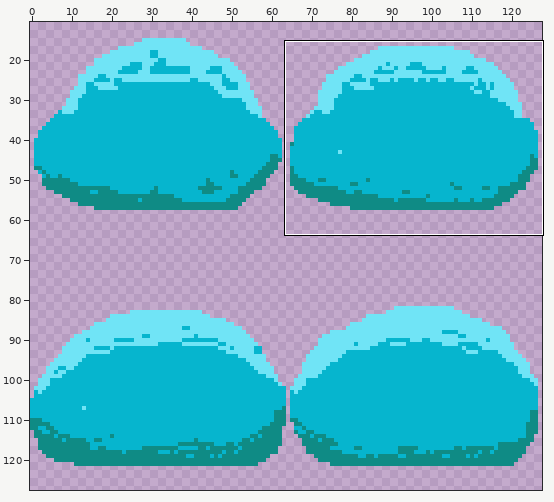
Two versions of one sprite sheet, Assets/Art/Enemys/Blobs/Blob_type1_turquoise.png. Above, an overview of the earlier version with the close-up marked.
Close-up. The starting point:
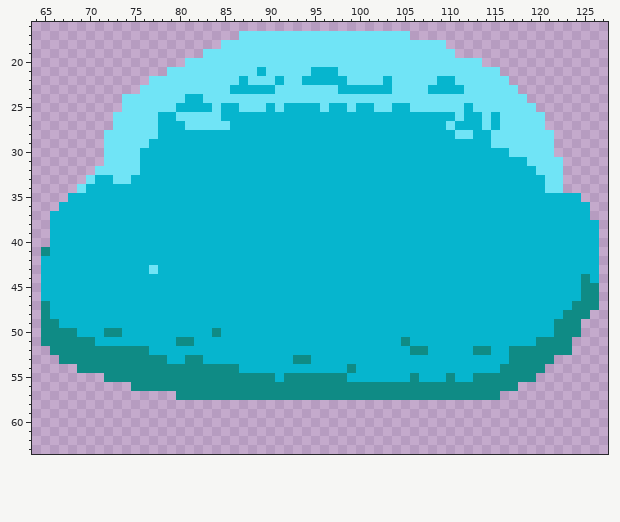
The file is 128x128 pixels. Shown: x 64..127, y 16..63. The wide view leaves out empty margins. The commit also changed other parts of the picture, which this record leaves out.
Once edited:
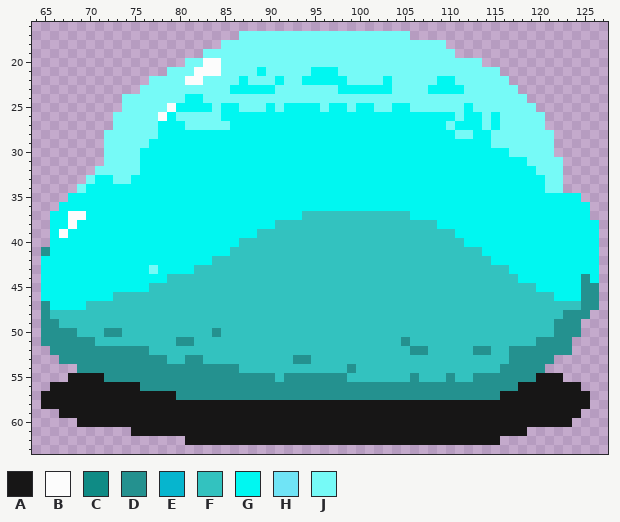
Palette (. is transparent): A #171616  B #fcfcfc  C #0f8b85  D #24918f  E #06b5ce  F #33c2bf  G #00f7f1  H #70e4f6  J #76faf7
Edits made:
Changed rows in their new state; - is an unchanged pixel.
first column x 65:
17 ----------------------JJJJJJJJJJJJJJJJJJJ---------------------
18 --------------------JJJJJJJJJJJJJJJJJJJJJJJJJ-----------------
19 ------------------JJJJJJJJJJJJJJJJJJJJJJJJJJJJ----------------
20 ----------------JJBBJJJJJJJJJJJJJJJJJJJJJJJJJJJJJ-------------
21 --------------JJJBBBJJJJGJJJJJGGGJJJJJJJJJJJJJJJJJJ-----------
22 ------------JJJJBBJJJJGJJJGJJGGGGGJJJJGJJJJJGGJJJJJJ----------
23 -----------JJJJJJJJJJGGGGGJJJJJJJGGGGGGJJJJGGGGJJJJJJ---------
24 ---------JJJJJJJGGJJJJJJJJJJJJJJJJJJJJJJJJJJJJJJJJJJJJ--------
25 ---------JJJJJBGGGGJGGJJJGJGGGGJGGJGGJJGGJJJJJJGJJJJJJJ-------
26 --------JJJJJBGJJJJJGGGGGGGGGGGGGGGGGGGGGGGGGGJGGJGJJJJJ------
27 --------JJJJJGGGJJJJJGGGGGGGGGGGGGGGGGGGGGGGGJGGGJGJJJJJ------
28 -------JJJJJJGGGGGGGGGGGGGGGGGGGGGGGGGGGGGGGGGJJGGJJJJJJJ-----
29 -------JJJJJGGGGGGGGGGGGGGGGGGGGGGGGGGGGGGGGGGGGGGJJJJJJJ-----
30 -------JJJJGGGGGGGGGGGGGGGGGGGGGGGGGGGGGGGGGGGGGGGGGJJJJJ-----
31 -------JJJJGGGGGGGGGGGGGGGGGGGGGGGGGGGGGGGGGGGGGGGGGGGJJJJ----
32 ------JJJJJGGGGGGGGGGGGGGGGGGGGGGGGGGGGGGGGGGGGGGGGGGGGJJJ----
33 -----JGGJJGGGGGGGGGGGGGGGGGGGGGGGGGGGGGGGGGGGGGGGGGGGGGGJJ----
34 ----JGGGGGGGGGGGGGGGGGGGGGGGGGGGGGGGGGGGGGGGGGGGGGGGGGGGJJ----
35 ---GGGGGGGGGGGGGGGGGGGGGGGGGGGGGGGGGGGGGGGGGGGGGGGGGGGGGGGGG--
36 --GGGGGGGGGGGGGGGGGGGGGGGGGGGGGGGGGGGGGGGGGGGGGGGGGGGGGGGGGGG-
37 -GGBBGGGGGGGGGGGGGGGGGGGGGGGGFFFFFFFFFFFFGGGGGGGGGGGGGGGGGGGG-
38 -GGBGGGGGGGGGGGGGGGGGGGGGGFFFFFFFFFFFFFFFFFFGGGGGGGGGGGGGGGGGG
39 -GBGGGGGGGGGGGGGGGGGGGGGFFFFFFFFFFFFFFFFFFFFFFGGGGGGGGGGGGGGGG
40 -GGGGGGGGGGGGGGGGGGGGGFFFFFFFFFFFFFFFFFFFFFFFFFGGGGGGGGGGGGGGG
41 DGGGGGGGGGGGGGGGGGGGGFFFFFFFFFFFFFFFFFFFFFFFFFFFFGGGGGGGGGGGGG
42 GGGGGGGGGGGGGGGGGGGFFFFFFFFFFFFFFFFFFFFFFFFFFFFFFFGGGGGGGGGGGG
43 GGGGGGGGGGGGJGGGGFFFFFFFFFFFFFFFFFFFFFFFFFFFFFFFFFFFGGGGGGGGGG
44 GGGGGGGGGGGGGGFFFFFFFFFFFFFFFFFFFFFFFFFFFFFFFFFFFFFFFGGGGGGGDG
45 GGGGGGGGGGGGFFFFFFFFFFFFFFFFFFFFFFFFFFFFFFFFFFFFFFFFFFFGGGGGDD
46 GGGGGGGGFFFFFFFFFFFFFFFFFFFFFFFFFFFFFFFFFFFFFFFFFFFFFFFFFGGGDD
47 DGGGGFFFFFFFFFFFFFFFFFFFFFFFFFFFFFFFFFFFFFFFFFFFFFFFFFFFFFFFDD
48 DFFFFFFFFFFFFFFFFFFFFFFFFFFFFFFFFFFFFFFFFFFFFFFFFFFFFFFFFFDDD-
49 DDFFFFFFFFFFFFFFFFFFFFFFFFFFFFFFFFFFFFFFFFFFFFFFFFFFFFFFFDDD--
50 DDDDFFFDDFFFFFFFFFFDFFFFFFFFFFFFFFFFFFFFFFFFFFFFFFFFFFFFFDDD--
51 DDDDDDFFFFFFFFFDDFFFFFFFFFFFFFFFFFFFFFFFDFFFFFFFFFFFFFFDDDD---
52 -DDDDDDDDDDDFFFFFFFFFFFFFFFFFFFFFFFFFFFFFDDFFFFFDDFFDDDDDDD---
53 --DDDDDDDDDDDDFFDDFFFFFFFFFFDDFFFFFFFFFFFFFFFFFFFFFFDDDDD-----
54 ----DDDDDDDDDDDDDDDDDDFFFFFFFFFFFFDFFFFFFFFFFFFFFFFDDDDD------
55 ---AAAADDDDDDDDDDDDDDDDDDDFDDDDDDDFFFFFFFDFFFDFFDDDDDDDAAA----
56 -AAAAAAAAAADDDDDDDDDDDDDDDDDDDDDDDDDDDDDDDDDDDDDDDDDDAAAAAAA--
57 AAAAAAAAAAAAAAADDDDDDDDDDDDDDDDDDDDDDDDDDDDDDDDDDDDAAAAAAAAAA-
58 AAAAAAAAAAAAAAAAAAAAAAAAAAAAAAAAAAAAAAAAAAAAAAAAAAAAAAAAAAAAA-
59 --AAAAAAAAAAAAAAAAAAAAAAAAAAAAAAAAAAAAAAAAAAAAAAAAAAAAAAAAAA--
60 ----AAAAAAAAAAAAAAAAAAAAAAAAAAAAAAAAAAAAAAAAAAAAAAAAAAAAAAA---
61 ----------AAAAAAAAAAAAAAAAAAAAAAAAAAAAAAAAAAAAAAAAAAAA--------
62 ----------------AAAAAAAAAAAAAAAAAAAAAAAAAAAAAAAAAAA-----------
Pixel boxes of the changes (left, top, right, bottom) in both close-ups:
changed: (41, 31, 599, 445)
